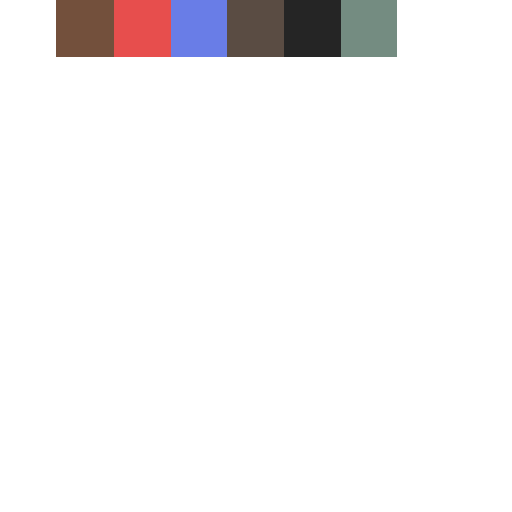
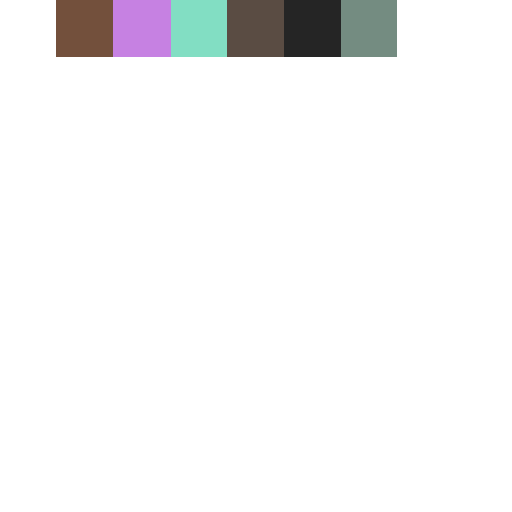
Before/after of a 512x512 layered artwork. What changed in the layer stack:
added layer "Layer 2" above "Layer 1" over [left=113, top=0, right=227, bottom=57]
